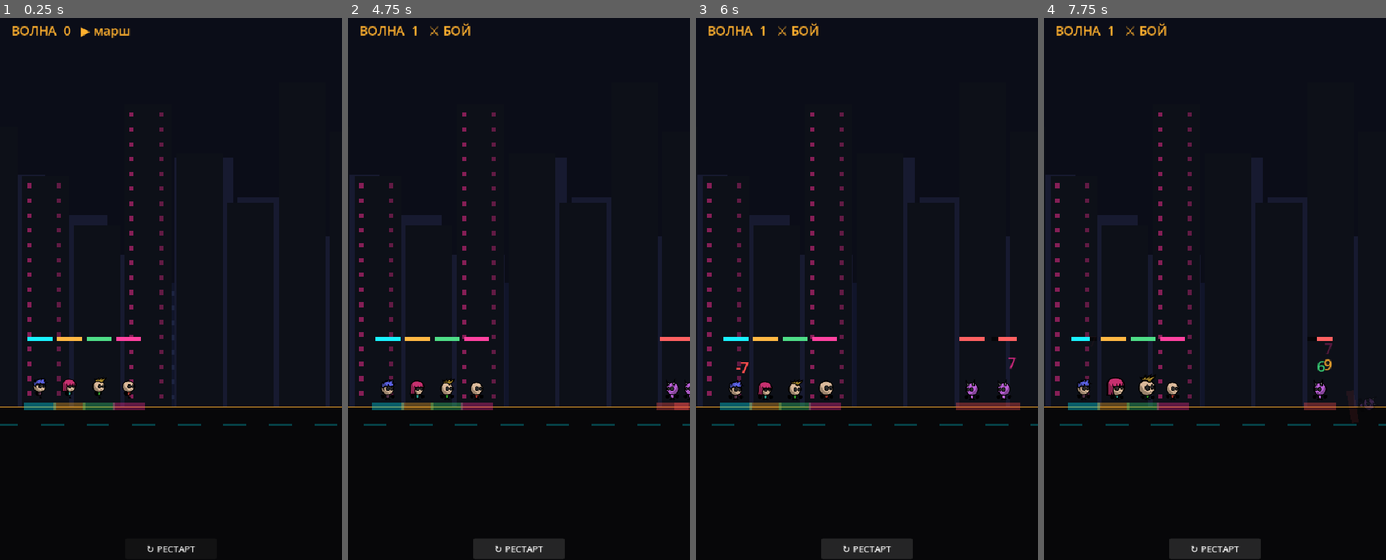
Above: before the commit, frames 1-4 (left to right).
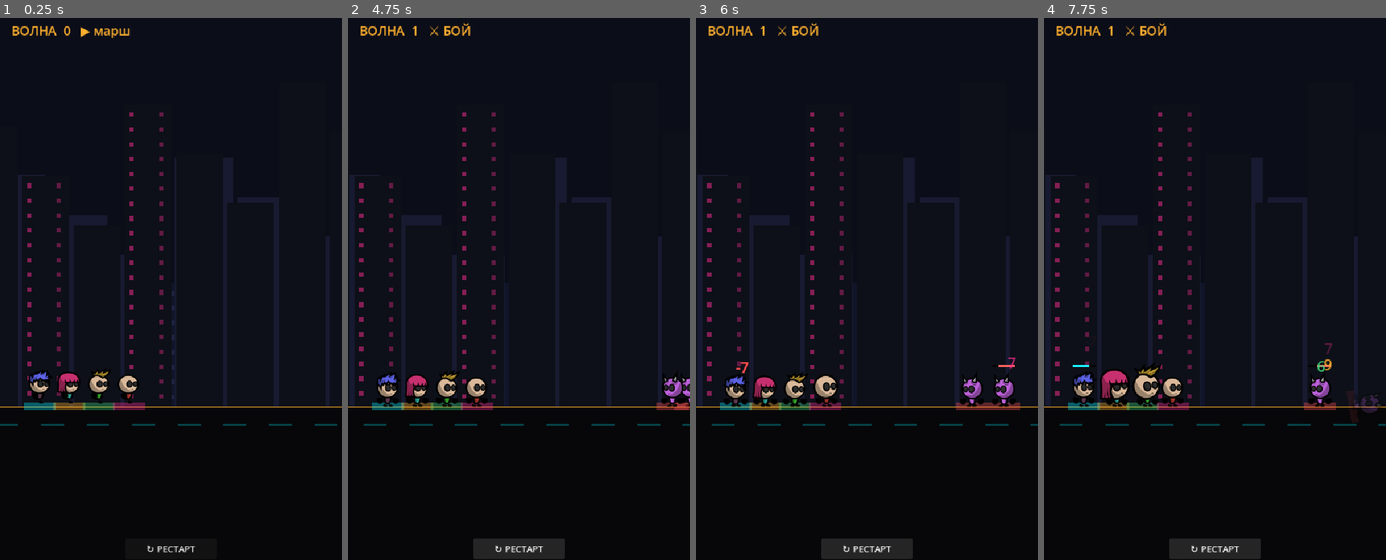
Above: after the commit, the same moments.

Repository: Mokhnatti/cyber-auto-rpg
Game: Godot game, scene res://main.tscn
Same seed, same stepped clock (60 frames per second), same inputs: the game is played once before the commit and once after it.
Inputs:
- Up to frame 1 (0.25 s): no input
- Up to frame 2 (4.75 s): click "↻ РЕСТАРТ" at 0.5 s; click "↻ РЕСТАРТ" at 1.25 s; click "↻ РЕСТАРТ" at 2 s
- Up to frame 3 (6 s): no input
- Up to frame 4 (7.75 s): no input

The runs differ from the first frame. In frame 1, 0.8% of the frame differs, in the area x 8-42%, y 58-72%; in frame 2, 1.2%; in frame 3, 1.5%; in frame 4, 1.5%, in the area x 8-99%, y 58-73%.

Commit message:
HP над головой (только когда ранен) + спрайты ногами на землю и крупнее (scale 0.9); боссу — отдельная полоса HP вверху экрана

Diff:
--- a/prototype/main.gd
+++ b/prototype/main.gd
@@ -28,6 +28,9 @@
 var wave_label: Label
 var status_label: Label
 var hero_ults := []         # кнопки ульт
+var boss_bg: ColorRect      # полоса HP босса вверху
+var boss_fill: ColorRect
+var boss_lbl: Label
 
 func _ready() -> void:
 	randomize()
@@ -77,7 +80,7 @@
 		enemies.append({
 			"node": d, "hp": ehp, "max": ehp,
 			"dmg": int((10 if boss else 7) * (1.0 + wave * 0.12)),
-			"atk": 1.5 if boss else 1.1, "t": 1.5, "alive": true,
+			"atk": 1.5 if boss else 1.1, "t": 1.5, "alive": true, "boss": boss,
 			"home": Vector2(px, GROUND_Y), "atk_anim": 0.0
 		})
 		var tw := create_tween()
@@ -203,9 +206,13 @@
 		if spr.animation != want:
 			spr.play(want)
 		spr.position.x = (o["atk_anim"] / 0.18) * 10.0   # выпад вперёд (local +x = к врагу)
-	# hp-бар
+	# hp-бар над головой — только если ранен (и не босс: у него полоса сверху)
+	var hbg: ColorRect = d.get_node("HpBg")
 	var bar: ColorRect = d.get_node("HpFill")
-	bar.size.x = 44.0 * (float(o["hp"]) / float(o["max"]))
+	var wounded: bool = o["alive"] and o["hp"] < o["max"] and not o.get("boss", false)
+	hbg.visible = wounded
+	bar.visible = wounded
+	bar.size.x = 40.0 * (float(o["hp"]) / float(o["max"]))
 
 # --- УТИЛЫ ---
 func _first_alive(arr: Array):
@@ -245,17 +252,22 @@
 	# неон-платформа/тень под ногами (цвет класса, симметрична → ок при flip)
 	root.add_child(_rect("Glow", Vector2(-28, -8), Vector2(56, 13), Color(glow.r, glow.g, glow.b, 0.35)))
 	# анимированный спрайт (CC0 RGS_Dev)
+	# персонаж в кадре занимает yc 106..174 → ставим ногами на 0 (землю), крупнее
 	var spr := AnimatedSprite2D.new()
 	spr.name = "Spr"
 	spr.sprite_frames = _frames(folder)
-	spr.scale = Vector2(0.55, 0.55)
-	spr.position = Vector2(0, -52)
+	spr.scale = Vector2(0.9, 0.9)
+	spr.position = Vector2(0, -66.6)   # ноги (yc174) → ~0, голова (yc106) → ~-61
 	spr.animation = "idle"
 	spr.play("idle")
 	root.add_child(spr)
-	# hp-бар над головой
-	root.add_child(_rect("HpBg", Vector2(-22, -122), Vector2(44, 6), Color(0, 0, 0, 0.6)))
-	root.add_child(_rect("HpFill", Vector2(-22, -122), Vector2(44, 6), glow.lightened(0.1)))
+	# hp-бар над головой — виден ТОЛЬКО когда ранен (управляется в _anim_doll)
+	var hbg := _rect("HpBg", Vector2(-20, -74), Vector2(40, 5), Color(0, 0, 0, 0.65))
+	hbg.visible = false
+	root.add_child(hbg)
+	var hf := _rect("HpFill", Vector2(-20, -74), Vector2(40, 5), glow.lightened(0.1))
+	hf.visible = false
+	root.add_child(hf)
 	return root
 
 func _frames(folder: String) -> SpriteFrames:
@@ -282,6 +294,18 @@
 # --- HUD ---
 func _refresh_hud() -> void:
 	wave_label.text = "ВОЛНА  %d" % max(wave, 0) + ("   ⚔ БОЙ" if phase == "fight" else ("   ▶ марш" if phase == "march" else ""))
+	# полоса босса
+	var bz = null
+	for e in enemies:
+		if e.get("boss", false) and e["alive"]:
+			bz = e; break
+	var has_boss: bool = bz != null
+	boss_bg.visible = has_boss
+	boss_fill.visible = has_boss
+	boss_lbl.visible = has_boss
+	if has_boss:
+		boss_fill.size.x = (W - 66) * (float(bz["hp"]) / float(bz["max"]))
+		boss_lbl.text = "⚠ БОСС   %d / %d" % [bz["hp"], bz["max"]]
 	for i in heroes.size():
 		var hh = heroes[i]
 		var ready_ult: bool = hh["alive"] and hh["ult_t"] <= 0.0
@@ -307,6 +331,24 @@
 	wave_label.add_theme_font_size_override("font_size", 22)
 	wave_label.position = Vector2(20, 16)
 	hud.add_child(wave_label)
+
+	# полоса HP босса вверху (появляется в босс-волне)
+	boss_bg = ColorRect.new()
+	boss_bg.color = Color(0, 0, 0, 0.55)
+	boss_bg.position = Vector2(30, 50); boss_bg.size = Vector2(W - 60, 22)
+	boss_bg.visible = false
+	hud.add_child(boss_bg)
+	boss_fill = ColorRect.new()
+	boss_fill.color = Color("#ff2d95")
+	boss_fill.position = Vector2(33, 53); boss_fill.size = Vector2(W - 66, 16)
+	boss_fill.visible = false
+	hud.add_child(boss_fill)
+	boss_lbl = Label.new()
+	boss_lbl.add_theme_color_override("font_color", Color("#ffffff"))
+	boss_lbl.add_theme_font_size_override("font_size", 13)
+	boss_lbl.position = Vector2(36, 52)
+	boss_lbl.visible = false
+	hud.add_child(boss_lbl)
 
 	status_label = Label.new()
 	status_label.add_theme_font_size_override("font_size", 24)
Not shown, changed: docs/play/index.html
Not shown, changed: docs/play/index.pck
